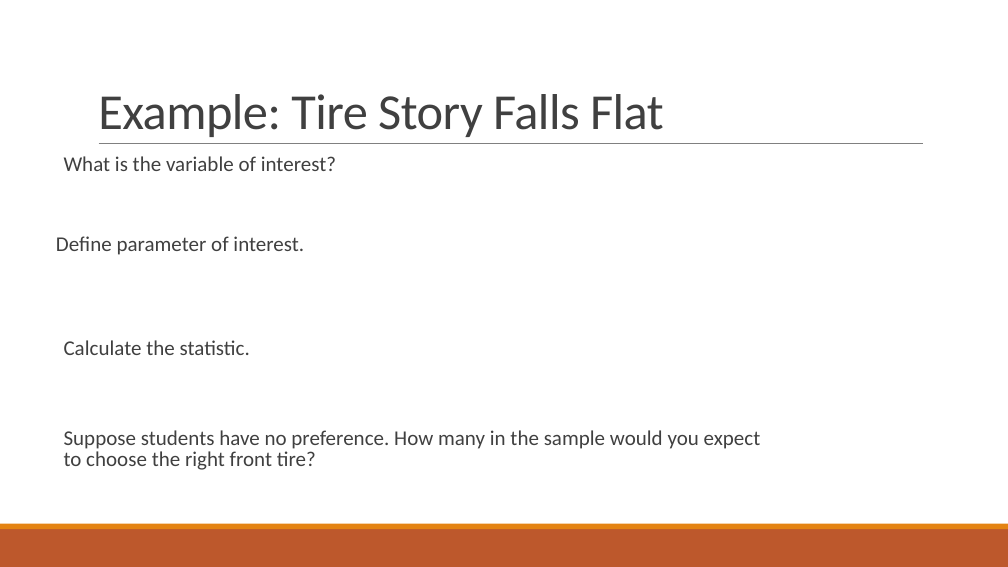
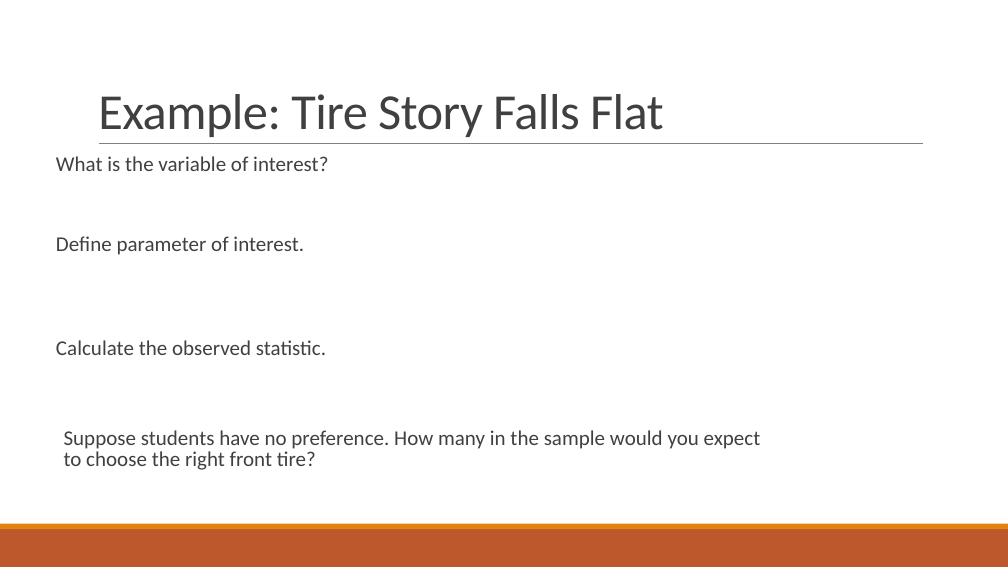
Before and after one commit to alisonkleffner/presentations, a slide deck: slide 7 of job/teaching/teaching-demonstration2.pptx. Drawn at 1008x567 pixels with LibreOffice and Linux fonts; fonts in the diff are those of the drawing. Boxes give left, top, right and bottom in pixels: in the first picture for what was removed or moved away, otherwise in the second. Text is boxed around its words. In the diff, an @@ line names an element or a change of style, - is before the commit and + after.

```diff
--- a/job/teaching/teaching-demonstration2.pptx
+++ b/job/teaching/teaching-demonstration2.pptx
@@ text at [56,156,328,171]: bullet   to none @@
@@ text at [56,340,326,355]: text changed @@
-  Calculate the statistic.
+Calculate the observed statistic.
```
Also in this commit, not shown: 10 other slides changed, 3 slides added, 2 other files.
